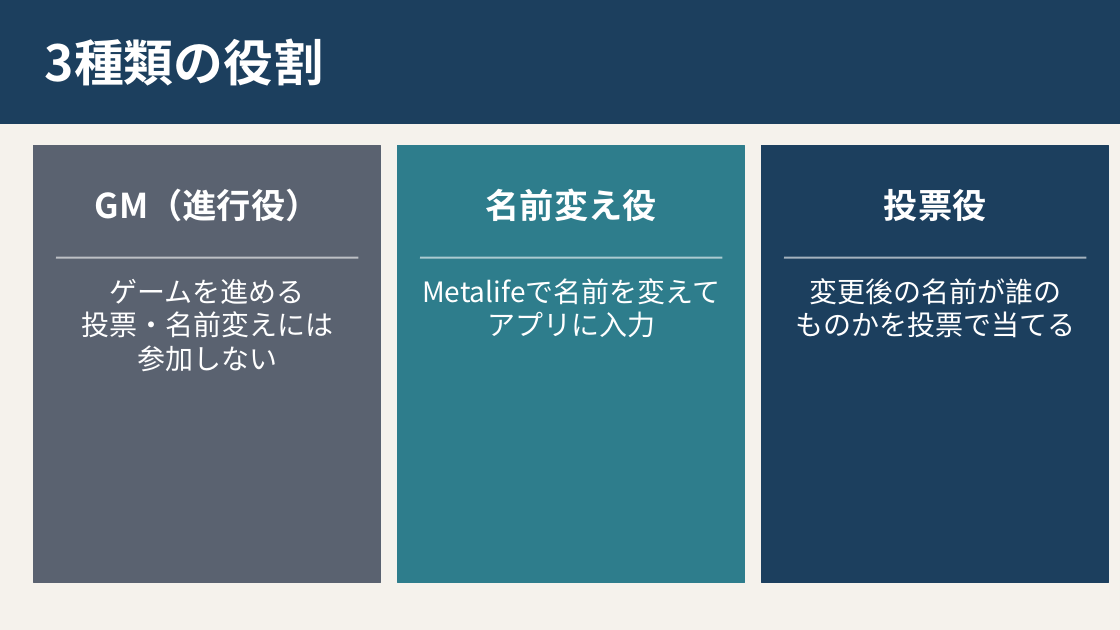
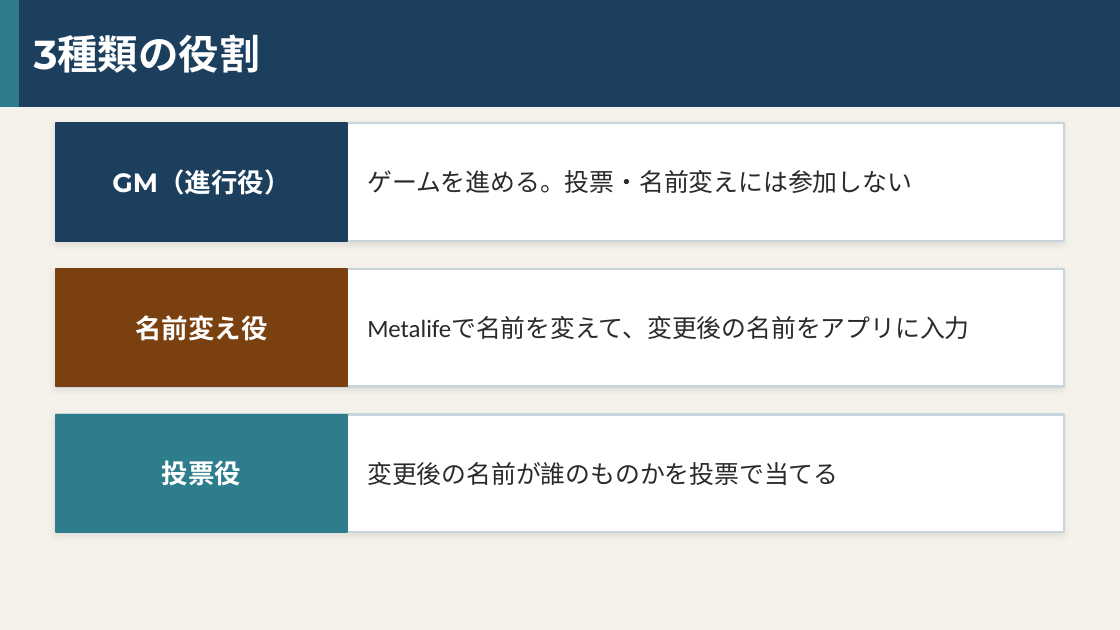
Before and after one commit to tagiiii/roomk-tools, a slide deck: slide 3 of docs/name-change-guide.pptx. Drawn at 1120x630 pixels with LibreOffice and Linux fonts; fonts in the diff are those of the drawing. Boxes give left, top, right and bottom in pixels: in the first picture for what was removed or moved away, otherwise in the second. Text is boxed around its words. In the diff, an @@ line names an element or a change of style, - is before the commit and + after.

```diff
--- a/docs/name-change-guide.pptx
+++ b/docs/name-change-guide.pptx
@@ rectangle: place and size @@
-rectangle at <box>0,0,1120,123</box>
+rectangle at <box>0,0,1120,106</box>
@@ rectangle added at <box>0,0,18,106</box>, fill #2E7D8C, outline #2E7D8C 1 pt @@
@@ text "3種類の役割": place and size @@
-text "3種類の役割" at <box>45,38,323,86</box>
+text "3種類の役割" at <box>34,34,260,73</box>
@@ text "3種類の役割" at <box>34,34,260,73</box>: size 32 to 26 pt, font Noto Sans CJK JP to Montserrat @@
@@ rectangle added at <box>56,123,1064,241</box>, fill #FFFFFF, outline #C8D4DC 1.5 pt @@
@@ rectangle added at <box>56,123,347,241</box>, fill #1C3F5E, outline #1C3F5E 1 pt @@
@@ text "GM（進行役）": place and size @@
-text "GM（進行役）" at <box>95,188,319,222</box>
+text "GM（進行役）" at <box>112,169,290,195</box>
@@ rectangle removed at <box>398,146,745,582</box> @@
@@ rectangle removed at <box>762,146,1109,582</box> @@
@@ text at <box>367,170,912,193</box>: text changed; size 18 to 16 pt; font Noto Sans CJK JP to Calibri; text colour #FFFFFF to #2A2A2A @@
-ゲームを進める
-投票・名前変えには
-参加しない
+ゲームを進める。投票・名前変えには参加しない
@@ rectangle: place and size @@
-rectangle at <box>34,146,381,582</box>
+rectangle at <box>56,269,347,386</box>
@@ rectangle at <box>56,269,347,386</box>: fill #5A6270 to #7B4010; outline #5A6270 1 pt to #7B4010 1 pt @@
@@ line removed from (56, 258) to (358, 258) @@
@@ rectangle added at <box>56,269,1064,386</box>, fill #FFFFFF, outline #C8D4DC 1.5 pt @@
@@ text "名前変え役": place and size @@
-text "名前変え役" at <box>486,188,657,221</box>
+text "名前変え役" at <box>135,315,267,341</box>
@@ vertical alignment top to middle in 3 elements at <box>367,462,838,485</box>, <box>367,170,912,193</box>, <box>367,317,969,339</box> @@
@@ line removed from (420, 258) to (722, 258) @@
@@ line removed from (784, 258) to (1086, 258) @@
@@ text at <box>367,317,969,339</box>: text changed; size 18 to 16 pt; font Noto Sans CJK JP to Calibri; text colour #FFFFFF to #2A2A2A @@
-Metalifeで名前を変えて
-アプリに入力
+Metalifeで名前を変えて、変更後の名前をアプリに入力
@@ rectangle added at <box>56,414,1064,532</box>, fill #FFFFFF, outline #C8D4DC 1.5 pt @@
@@ rectangle added at <box>56,414,347,532</box>, fill #2E7D8C, outline #2E7D8C 1 pt @@
@@ size 22 to 17 pt, font Noto Sans CJK JP to Montserrat in 3 elements at <box>112,169,290,195</box>, <box>135,315,267,341</box>, <box>162,460,241,486</box> @@
@@ text "投票役": place and size @@
-text "投票役" at <box>884,189,987,221</box>
+text "投票役" at <box>162,460,241,486</box>
@@ text at <box>367,462,838,485</box>: text changed; size 18 to 16 pt; font Noto Sans CJK JP to Calibri; text colour #FFFFFF to #2A2A2A @@
-変更後の名前が誰の
-ものかを投票で当てる
+変更後の名前が誰のものかを投票で当てる
```
Also in this commit, not shown: 5 other slides changed, 2 other files.
